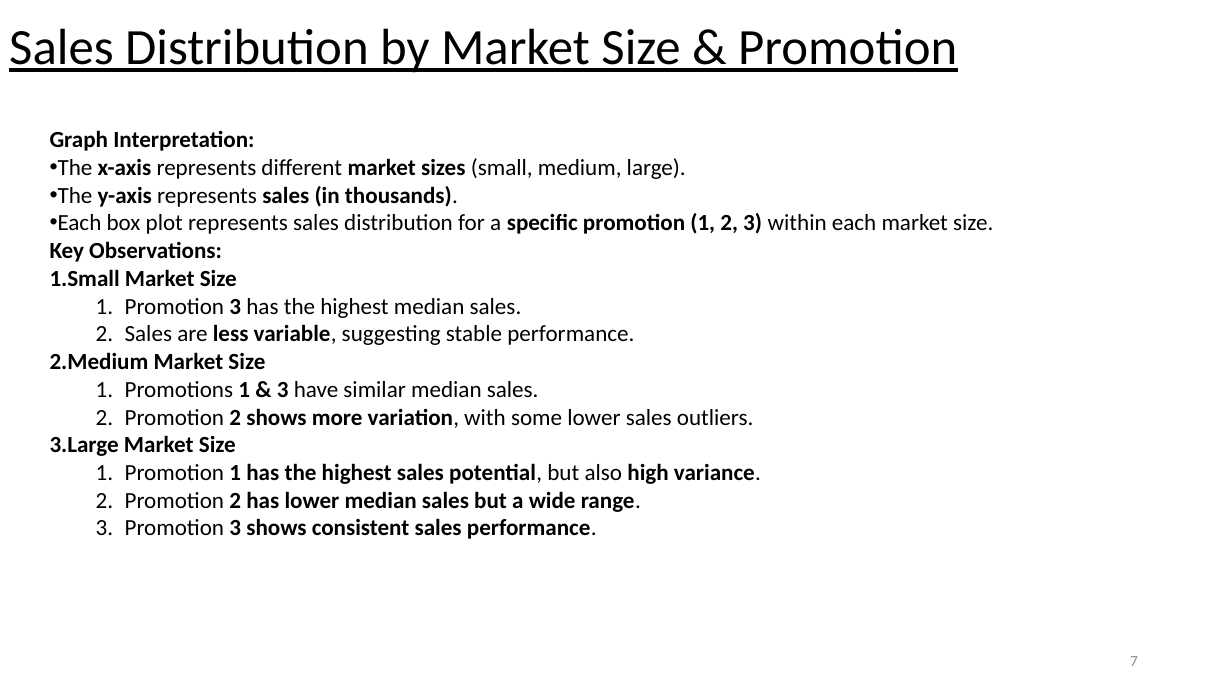
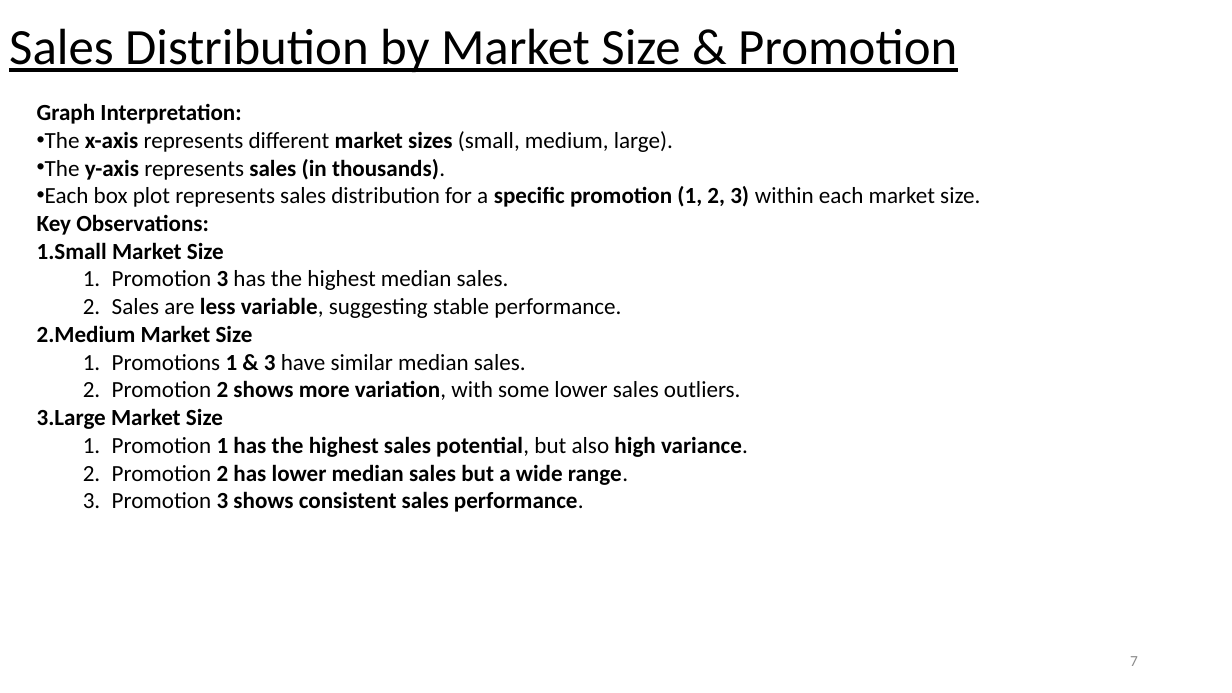
Before and after one commit to lopamudra01/sale, a slide deck: slide 7 of Marketing Experiment Analysis for a Fast-Food Chain ..pptx. Drawn at 1232x693 pixels with LibreOffice and Linux fonts; fonts in the diff are those of the drawing. Boxes give left, top, right and bottom in pixels: in the first picture for what was removed or moved away, otherwise in the second. Text is boxed around its words. In the diff, an @@ line names an element or a change of style, - is before the commit and + after.

```diff
--- a/Marketing Experiment Analysis for a Fast-Food Chain ..pptx
+++ b/Marketing Experiment Analysis for a Fast-Food Chain ..pptx
@@ text "Graph Interpretation:": place and size @@
-text "Graph Interpretation:" at box(50, 130, 993, 539)
+text "Graph Interpretation:" at box(37, 103, 980, 512)
```
Also in this commit, not shown: 10 other slides changed, 1 slide removed.
